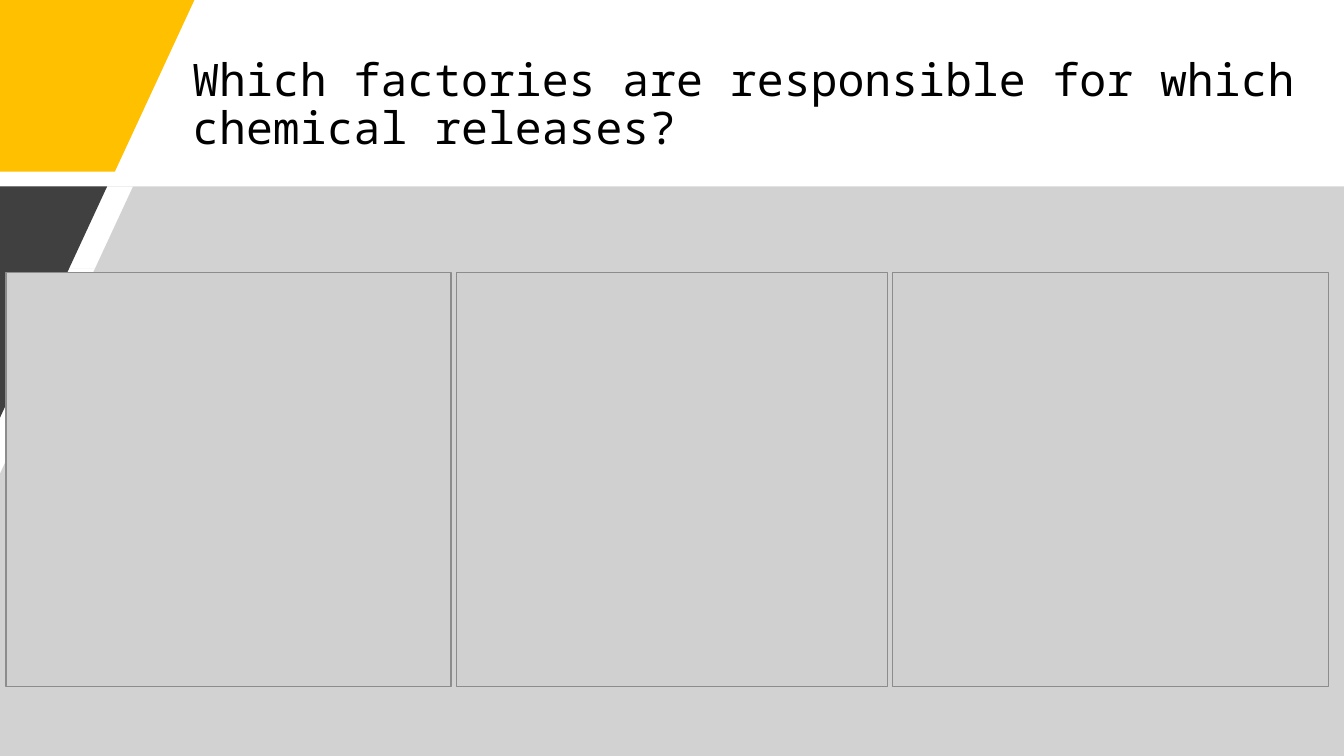
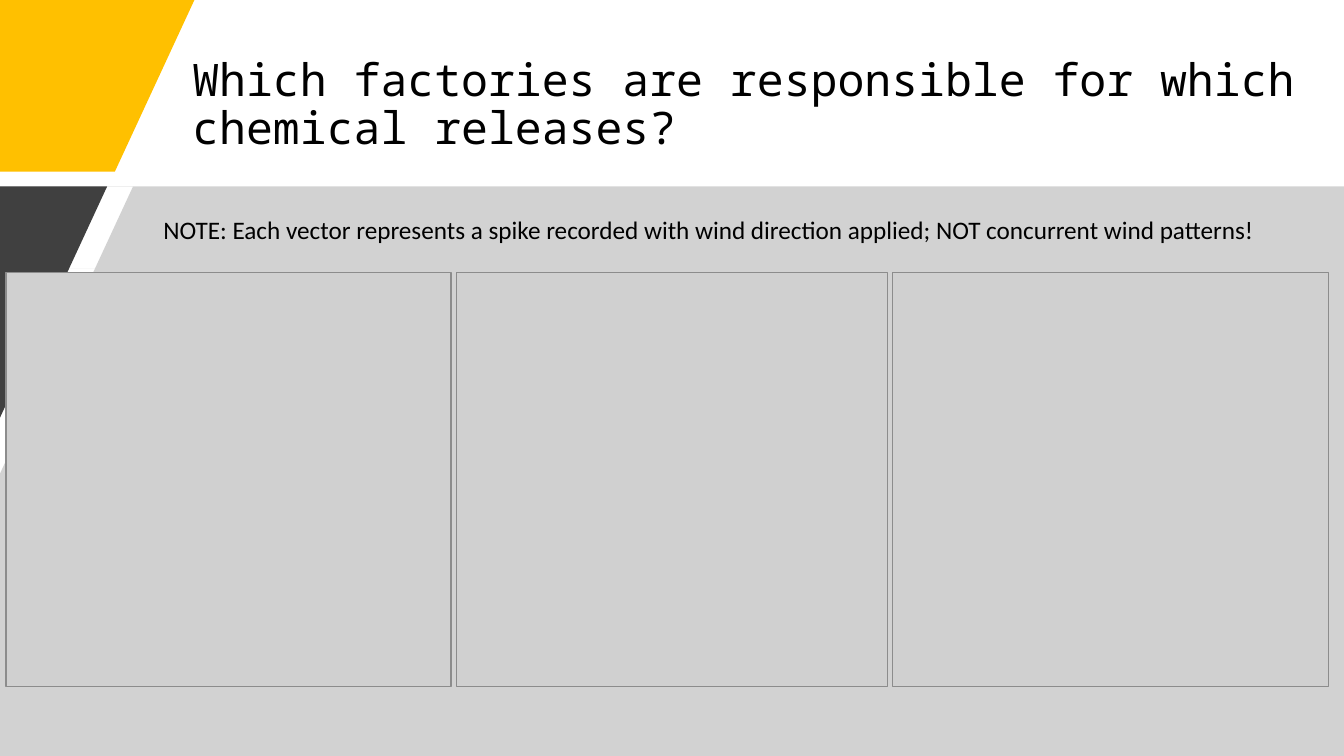
Before and after one commit to j-tice/capstone_final, a slide deck: slide 21 of Capstone Final Project Presentation.pptx (slide 20 before the commit). Drawn at 1344x756 pixels with LibreOffice and Linux fonts; fonts in the diff are those of the drawing; grey boxes stand for pictures. Boxes give left, top, right and bottom in pixels: in the first picture for what was removed or moved away, otherwise in the second. Text is boxed around its words. In the diff, an @@ line names an element or a change of style, - is before the commit and + after.

```diff
--- a/Capstone Final Project Presentation.pptx
+++ b/Capstone Final Project Presentation.pptx
@@ text added at <box>163,221,1253,243</box>, 18 pt, text #000000 @@
+NOTE: Each vector represents a spike recorded with wind direction applied; NOT concurrent wind patterns!
```
Also in this commit, not shown: 3 other slides changed, 1 slide added.
